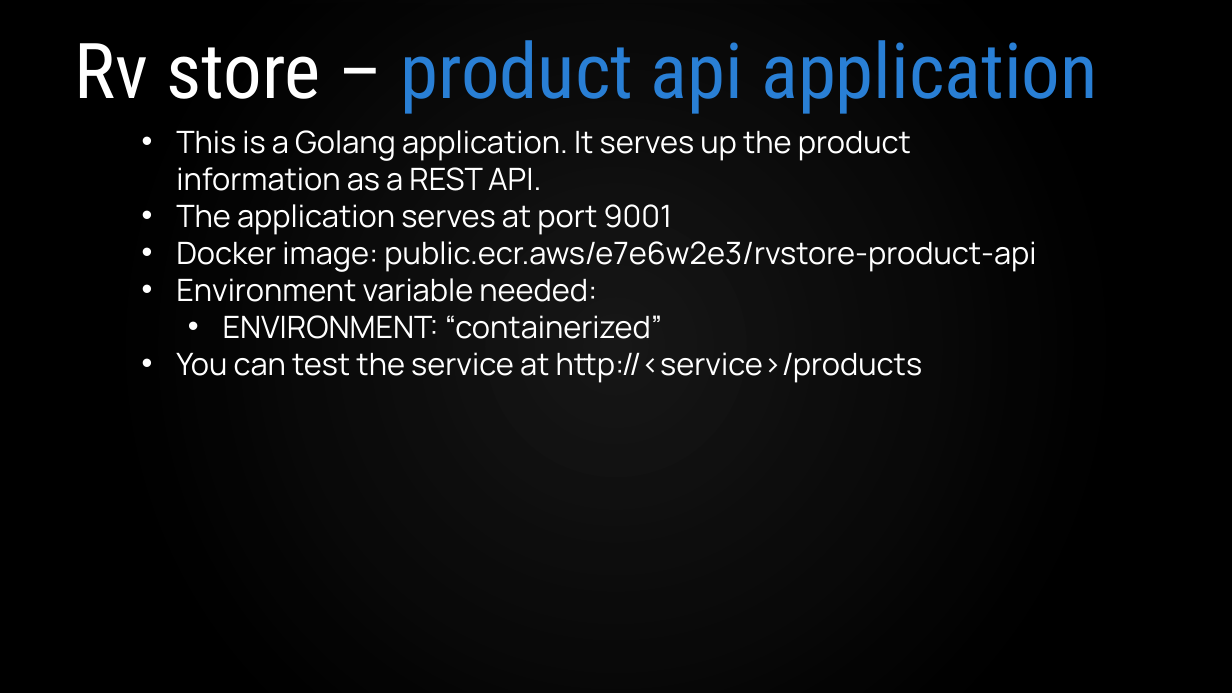
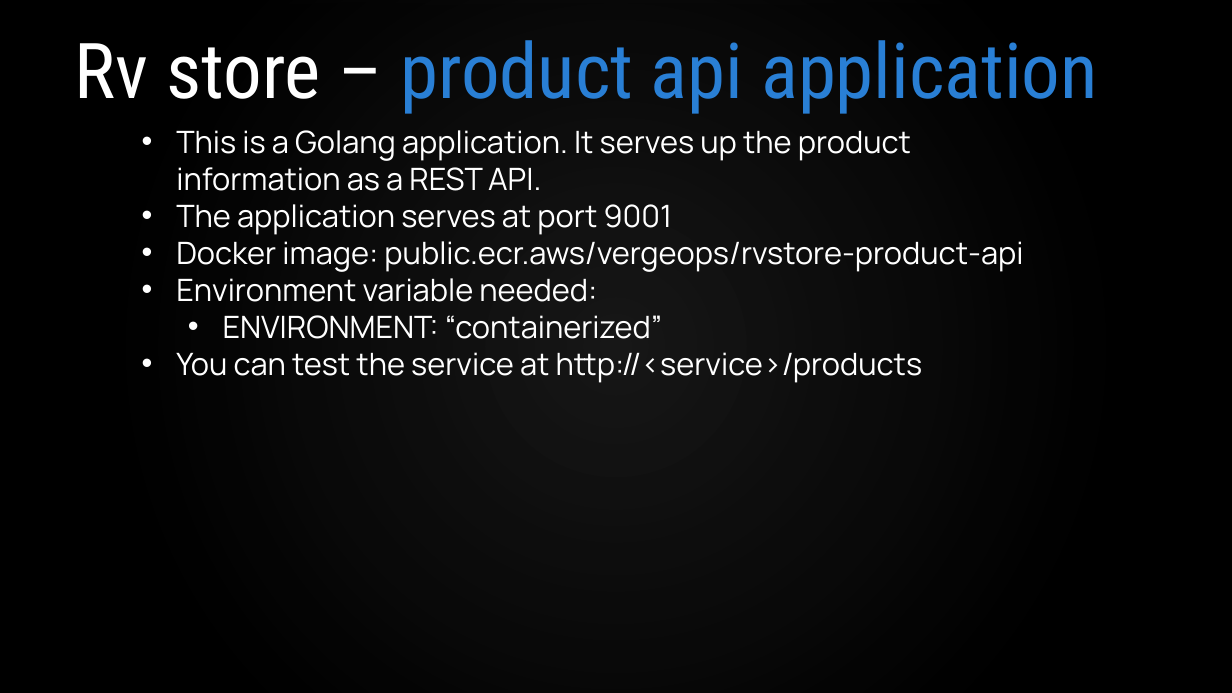
Before and after one commit to VergeOps/k8s-rvstore, a slide deck: slide 8 of rvstore_hackathon/Docker-RV Store Hackathon.pptx. Drawn at 1232x693 pixels with LibreOffice and Linux fonts; fonts in the diff are those of the drawing; background and template pictures are left out. Boxes give left, top, right and bottom in pixels: in the first picture for what was removed or moved away, otherwise in the second. Text is boxed around its words. In the diff, an @@ line names an element or a change of style, - is before the commit and + after.

Commit message:
Updated Docker hackathon

```diff
--- a/rvstore_hackathon/Docker-RV Store Hackathon.pptx
+++ b/rvstore_hackathon/Docker-RV Store Hackathon.pptx
@@ text at box(176, 241, 1023, 272): text changed @@
-• Docker image: public.ecr.aws/e7e6w2e3/rvstore-product-api
+• Docker image: public.ecr.aws/vergeops/rvstore-product-api
```
Also in this commit, not shown: 6 other slides changed, 2 slides added, 2 other files.
